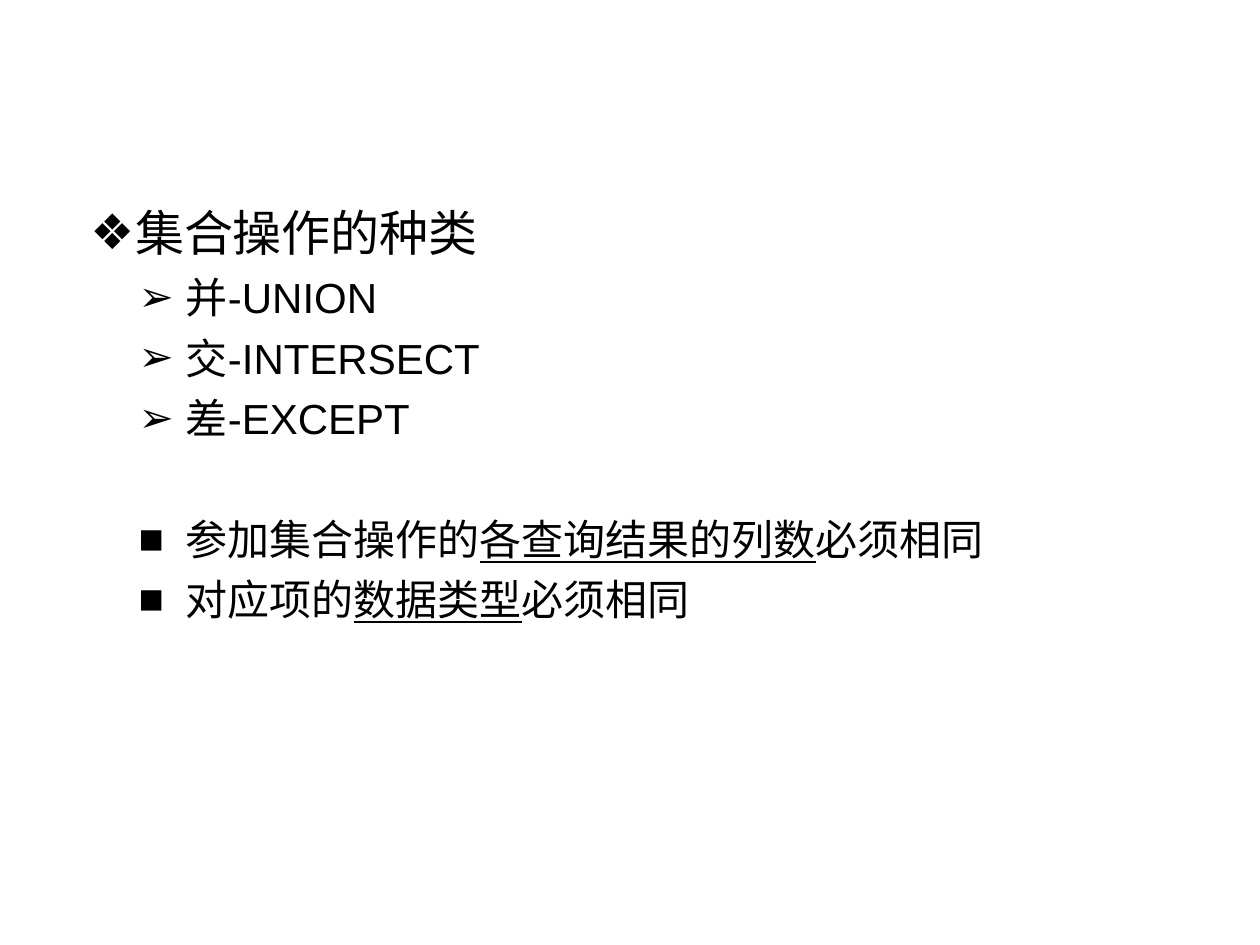
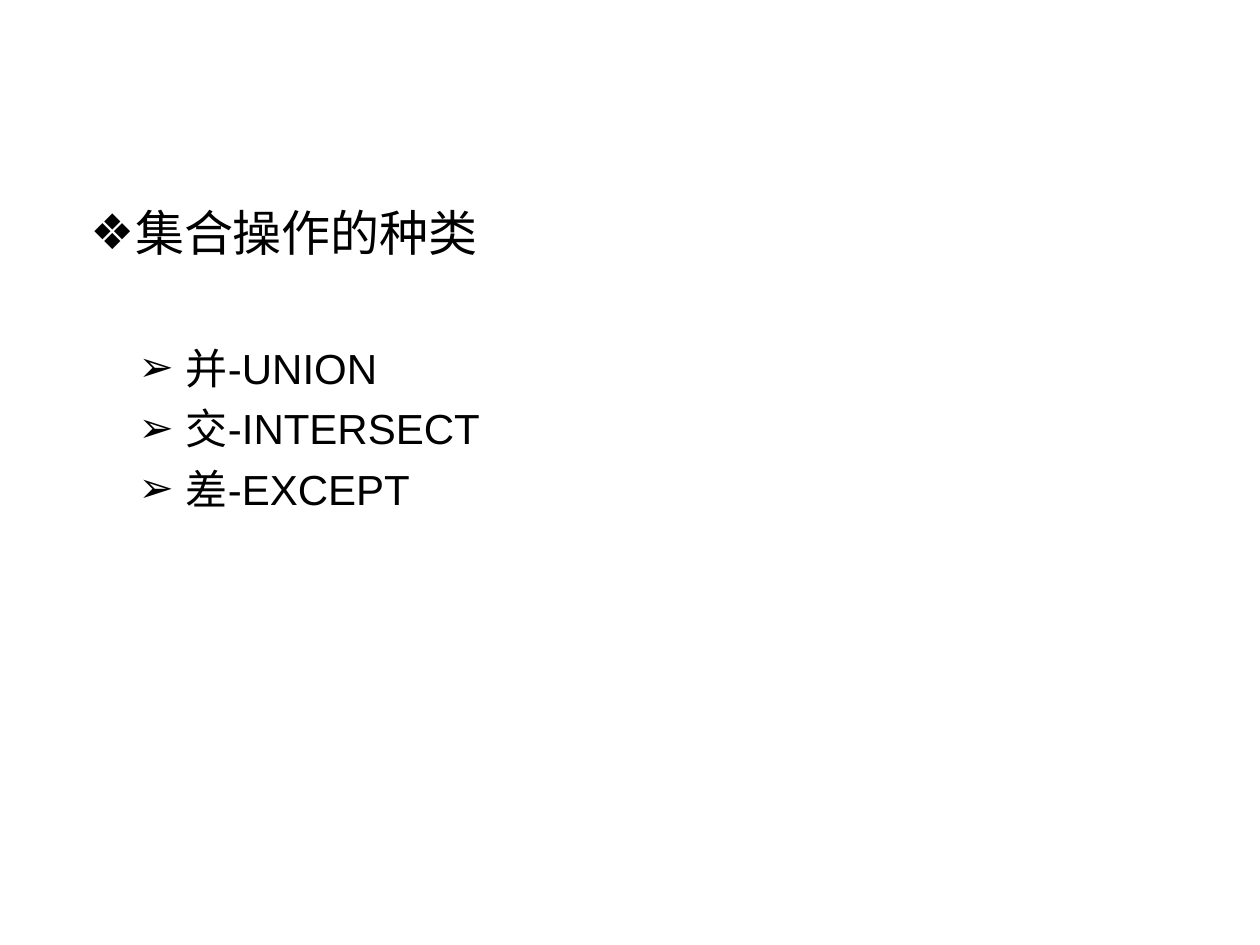
Before and after one commit to HBU/DataBase, a slide deck: slide 59 of PPT/PPT2020/DB第03章（2）-2020.pptx (slide 57 before the commit). Drawn at 1260x945 pixels with LibreOffice and Linux fonts; fonts in the diff are those of the drawing; background and template pictures are left out. Boxes give left, top, right and bottom in pixels: in the first picture for what was removed or moved away, otherwise in the second. Text is boxed around its words. In the diff, an @@ line names an element or a change of style, - is before the commit and + after.

```diff
--- a/PPT/PPT2020/DB第03章（2）-2020.pptx
+++ b/PPT/PPT2020/DB第03章（2）-2020.pptx
@@ text at <box>186,519,984,623</box>: paragraphs removed @@
-  ■ 参加集合操作的各查询结果的列数必须相同
-  ■ 对应项的数据类型必须相同
```
Also in this commit, not shown: 17 other slides changed, 2 slides added, 3 other files.
